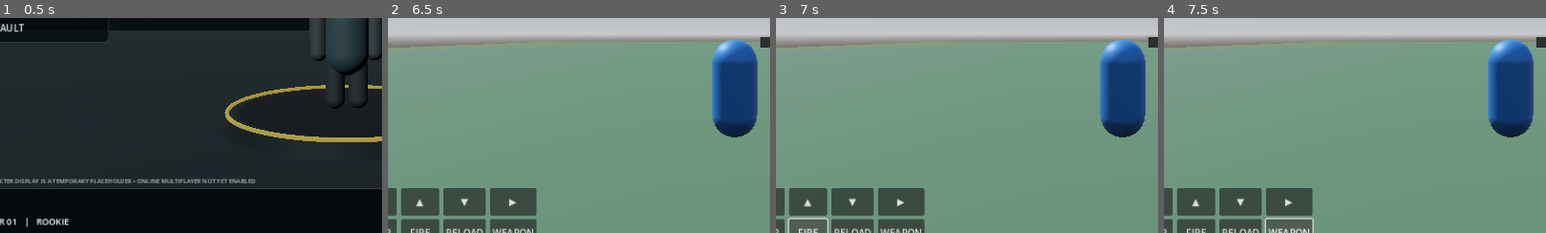
Above: before the commit, frames 1-4 (left to right).
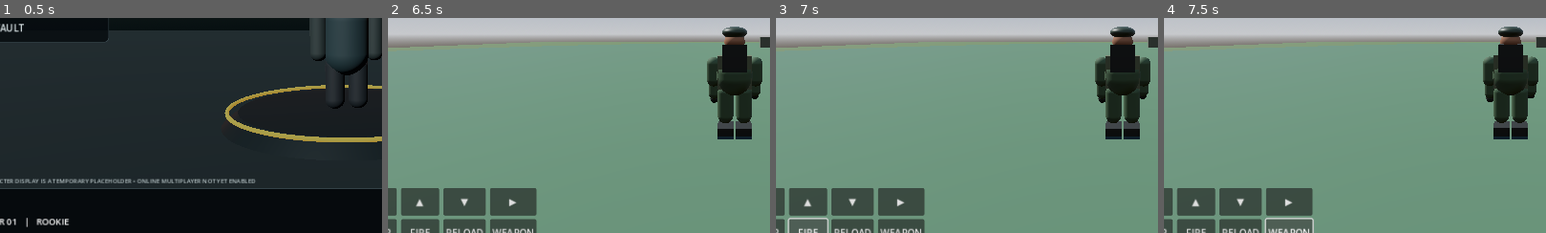
Above: after the commit, the same moments.

Repository: rakeshbaraiya365-afk/GRGB1
Game: Godot game, scene res://scenes/lobby.tscn
The game is run twice, just before and just after one commit, with the same random seed, the same clock (stepped at 60 frames per second) and the same inputs.
Inputs (mouse positions are % of the whole screen's width and height, from its top left):
- Up to frame 1 (0.5 s): no input
- Up to frame 2 (6.5 s): click "START MATCH" at 0.5 s; click "START" at 1.25 s; tap Enter at 2, 3.5, 5 s; move the mouse to (72, 45) at 2.02 s; hold D (move_right) 2.03-2.75 s; click (72, 45) at 2.1 s; tap Space (jump) at 2.27, 2.75, 4.25, 5.27, 5.75 s; drag from (30, 55) to (45, 70) at 2.77 s; move the mouse to (60, 28) at 3.52 s; hold D (move_right) 3.53-4.25 s; hold Shift (sprint) 3.53-4.25 s; click (60, 28) at 3.8 s; drag from (45, 70) to (20, 35) at 4.27 s; move the mouse to (80, 65) at 5.02 s; hold A (move_left) 5.03-5.75 s; click (80, 65) at 5.1 s; tap R (reload) at 5.65 s; drag from (20, 35) to (35, 25) at 5.77 s
- Up to frame 3 (7 s): click "FIRE" at 6.5 s
- Up to frame 4 (7.5 s): click "WEAPON" at 7.25 s
The pictures show only the part of the screen within x 5-55%, y 45-95%; the shares and areas given below are measured in that part.

Frame 1 is identical in both runs. In frame 2, 5.8% of the frame differs, in the area x 83-98%, y 4-57%; in frame 3, 5.8%; in frame 4, 5.8%.
Error in both runs: Invalid assignment of property or key 'visible' with value of type 'bool' on a base object of type 'null instance'. (res://scripts/main.gd:369)

Commit message:
Replace capsule player with animated tactical soldier and loadout support

Diff:
--- a/scripts/player.gd
+++ b/scripts/player.gd
@@ -10,6 +10,7 @@
 const SPRINT_SPEED := 9.0
 const JUMP_VELOCITY := 5.5
 const GRAVITY := 18.0
+const RIG_SCRIPT = preload("res://scripts/soldier_rig.gd")
 const MAGAZINE_SIZE := 30
 const RELOAD_SECONDS := 1.25
 const WEAPONS := [
@@ -33,7 +34,8 @@
 
 var camera: Camera3D
 var camera_pivot: Node3D
-var body_mesh: MeshInstance3D
+var body_mesh: Node3D
+var soldier_rig: GRBGSoldierRig
 var weapon_label := "ASSAULT RIFLE"
 
 func _ready() -> void:
@@ -54,18 +56,15 @@
 	add_child(collision)
 
 func _build_visual() -> void:
-	body_mesh = MeshInstance3D.new()
-	var capsule_mesh := CapsuleMesh.new()
-	capsule_mesh.radius = 0.42
-	capsule_mesh.height = 1.8
-	body_mesh.mesh = capsule_mesh
-	body_mesh.position.y = 0.9
-	var material := StandardMaterial3D.new()
-	material.albedo_color = Color(0.12, 0.42, 0.72)
-	material.metallic = 0.12
-	material.roughness = 0.55
-	body_mesh.material_override = material
-	add_child(body_mesh)
+	var config := ConfigFile.new()
+	var skin := Color(0.20, 0.29, 0.19)
+	if config.load("user://grbg_profile.cfg") == OK:
+		skin = config.get_value("profile", "character_color", skin)
+	soldier_rig = RIG_SCRIPT.new()
+	soldier_rig.name = "AnimatedSoldier"
+	soldier_rig.set_uniform_tint(skin)
+	body_mesh = soldier_rig
+	add_child(soldier_rig)
 
 func _build_camera() -> void:
 	camera_pivot = Node3D.new()
@@ -117,6 +116,8 @@
 		velocity.z = move_toward(velocity.z, 0.0, speed * 5.0 * delta)
 
 	move_and_slide()
+	if is_instance_valid(soldier_rig):
+		soldier_rig.set_motion(Vector2(velocity.x, velocity.z).length() / SPRINT_SPEED)
 
 	if Input.is_action_just_pressed("fire"):
 		shoot()
@@ -153,6 +154,8 @@
 	var origin := camera.global_position
 	var direction := -camera.global_transform.basis.z
 	fire_requested.emit(origin, direction, int(weapon.damage))
+	if is_instance_valid(soldier_rig):
+		soldier_rig.set_motion(Vector2(velocity.x, velocity.z).length() / SPRINT_SPEED, false, true)
 	ammo_changed.emit(magazine, reserve_ammo)
 
 func reload_weapon() -> void:
@@ -168,7 +171,10 @@
 	ammo_changed.emit(magazine, reserve_ammo)
 
 func switch_weapon() -> void:
-	current_weapon_index = (current_weapon_index + 1) % WEAPONS.size()
+	select_weapon((current_weapon_index + 1) % WEAPONS.size())
+
+func select_weapon(index: int) -> void:
+	current_weapon_index = clampi(index, 0, WEAPONS.size() - 1)
 	var weapon: Dictionary = WEAPONS[current_weapon_index]
 	weapon_label = str(weapon.name)
 	magazine = int(weapon.mag)
